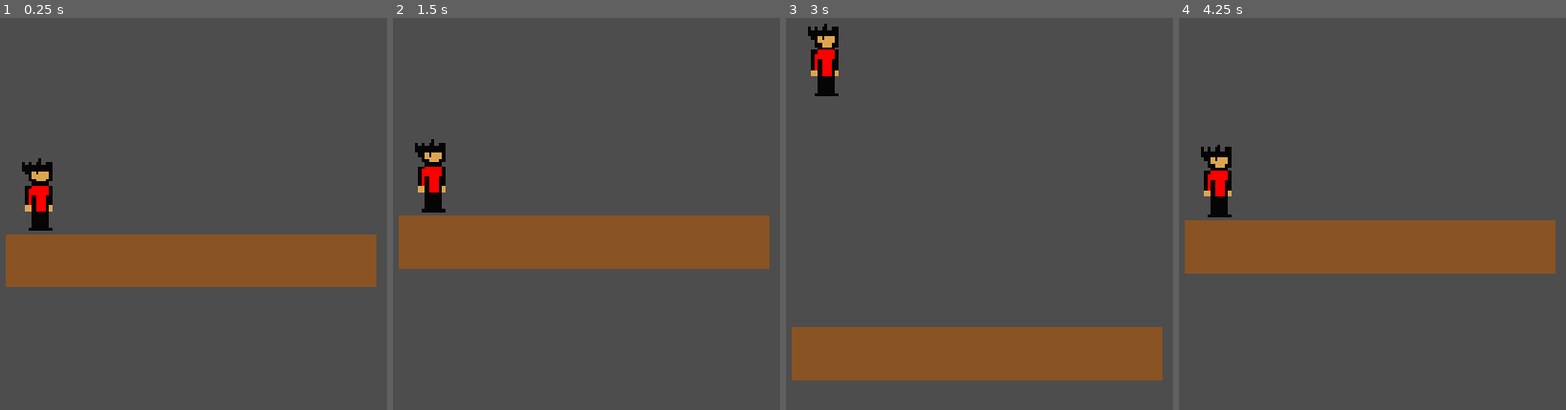
Above: before the commit, frames 1-4 (left to right).
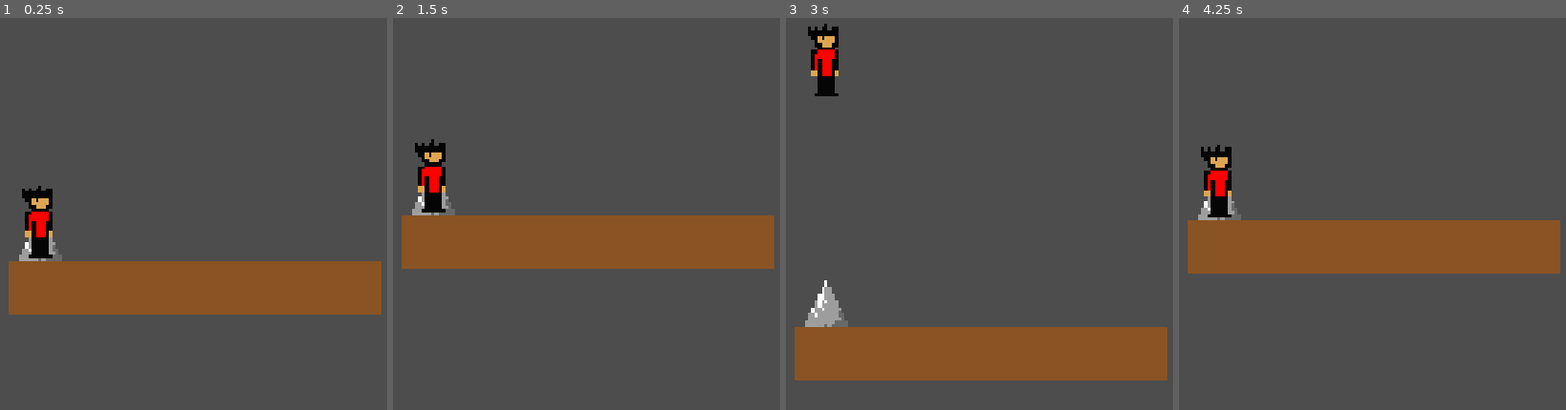
Above: after the commit, the same moments.

Repository: maugasa-art/Get-to-the-End
Game: Godot game, scene res://Scene/game.tscn
Same seed, same stepped clock (60 frames per second), same inputs: the game is played once before the commit and once after it.
Inputs:
- Up to frame 1 (0.25 s): no input
- Up to frame 2 (1.5 s): no input
- Up to frame 3 (3 s): tap Enter at 2 s; tap Space at 2.75 s
- Up to frame 4 (4.25 s): no input

The runs differ from the first frame. In frame 1, 15% of the frame differs, in the area x 1-99%, y 35-76%; in frame 2, 0.5%; in frame 3, 1.0%; in frame 4, 0.6%.

Commit message:
edits to spike

Diff:
--- a/parkour-rage/Scene/game.tscn
+++ b/parkour-rage/Scene/game.tscn
@@ -1,8 +1,9 @@
-[gd_scene load_steps=7 format=4 uid="uid://k713c11rms6m"]
+[gd_scene load_steps=8 format=4 uid="uid://k713c11rms6m"]
 
 [ext_resource type="Texture2D" uid="uid://o00xt0flov7j" path="res://Assets/New Piskel-1.png.png" id="1_w51g1"]
 [ext_resource type="PackedScene" uid="uid://bql1d04gpain0" path="res://player.tscn" id="2_4jv7b"]
 [ext_resource type="PackedScene" uid="uid://d0kgp4ifqjaeu" path="res://killzone.tscn" id="3_4jv7b"]
+[ext_resource type="PackedScene" uid="uid://ca2ei8iwfxp81" path="res://spike.tscn" id="4_03iqk"]
 
 [sub_resource type="WorldBoundaryShape2D" id="WorldBoundaryShape2D_82oti"]
 distance = -279.008
@@ -38,12 +39,16 @@
 tile_set = SubResource("TileSet_82oti")
 
 [node name="Player" parent="." instance=ExtResource("2_4jv7b")]
-position = Vector2(26, 14)
+position = Vector2(25, 3)
 
 [node name="Killzone" parent="." instance=ExtResource("3_4jv7b")]
+position = Vector2(25, 20)
 collision_layer = 3
 collision_mask = 3
 
 [node name="CollisionShape2D" type="CollisionShape2D" parent="Killzone"]
 position = Vector2(108, 137)
 shape = SubResource("WorldBoundaryShape2D_82oti")
+
+[node name="Spike" parent="." instance=ExtResource("4_03iqk")]
+position = Vector2(24, 25)
--- a/parkour-rage/spike.tscn
+++ b/parkour-rage/spike.tscn
@@ -3,9 +3,8 @@
 [ext_resource type="Texture2D" uid="uid://deq6r7kx1r61l" path="res://Sprites/spike.png.png" id="1_7k7bx"]
 [ext_resource type="PackedScene" uid="uid://d0kgp4ifqjaeu" path="res://killzone.tscn" id="2_tggh8"]
 
-[sub_resource type="CapsuleShape2D" id="CapsuleShape2D_5sso0"]
-radius = 8.0
-height = 18.0
+[sub_resource type="RectangleShape2D" id="RectangleShape2D_7k7bx"]
+size = Vector2(17, 17)
 
 [node name="Spike" type="Node2D"]
 
@@ -16,5 +15,5 @@
 position = Vector2(4, -5)
 
 [node name="CollisionShape2D" type="CollisionShape2D" parent="Sprite2D/Killzone"]
-position = Vector2(-3, 5)
-shape = SubResource("CapsuleShape2D_5sso0")
+position = Vector2(-2.5, 3.5)
+shape = SubResource("RectangleShape2D_7k7bx")
